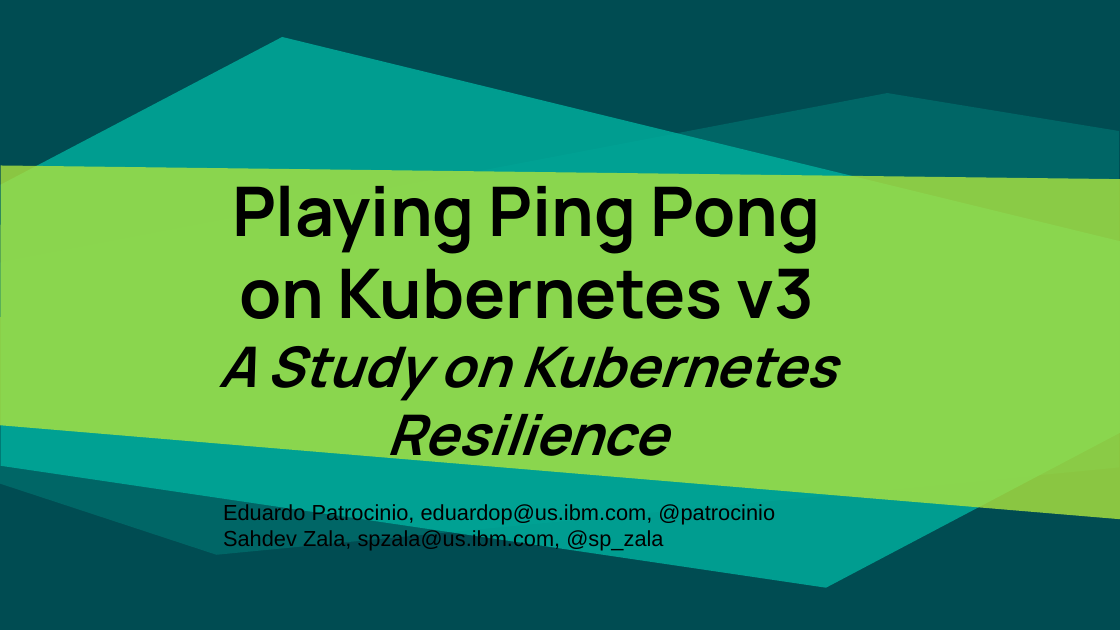
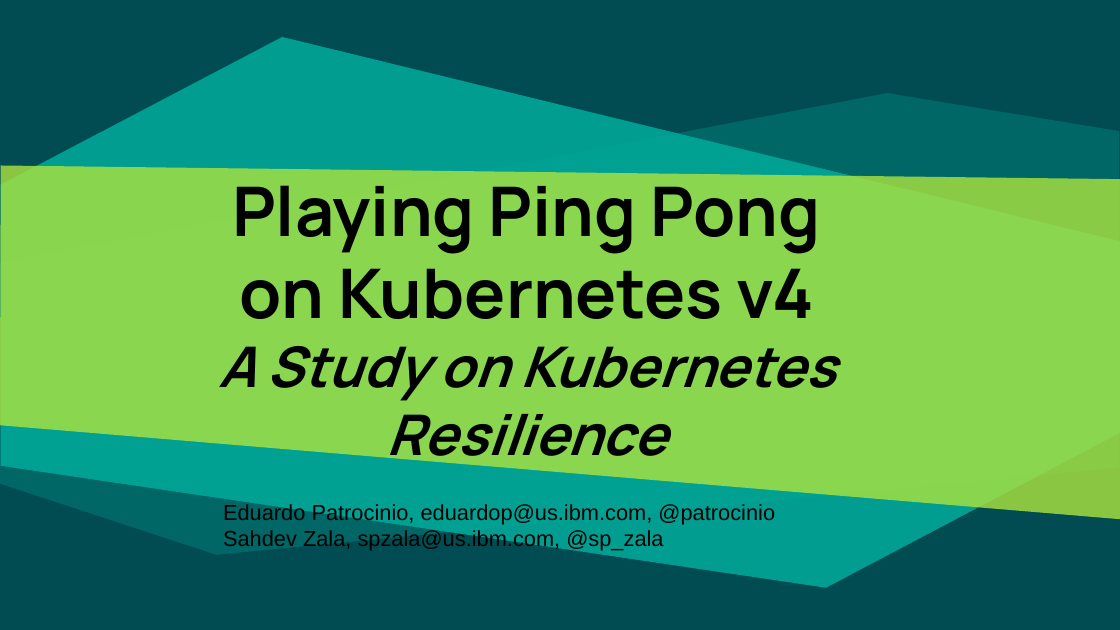
Before and after one commit to patrocinio/chaos-monkey-playing-ping-pong, a slide deck: slide 1 of v4/Presentation/Kubernetes-Resilience.pptx. Drawn at 1120x630 pixels with LibreOffice and Linux fonts; fonts in the diff are those of the drawing. Boxes give left, top, right and bottom in pixels: in the first picture for what was removed or moved away, otherwise in the second. Text is boxed around its words. In the diff, an @@ line names an element or a change of style, - is before the commit and + after.

```diff
--- a/v4/Presentation/Kubernetes-Resilience.pptx
+++ b/v4/Presentation/Kubernetes-Resilience.pptx
@@ title at (x1=218, y1=172, x2=836, y2=471): text changed @@
-Playing Ping Pong on Kubernetes v3
-A Study on Kubernetes Resilience
+Playing Ping Pong on Kubernetes v4
+A Study on Kubernetes Resilience
```
Also in this commit, not shown: 11 other files.
